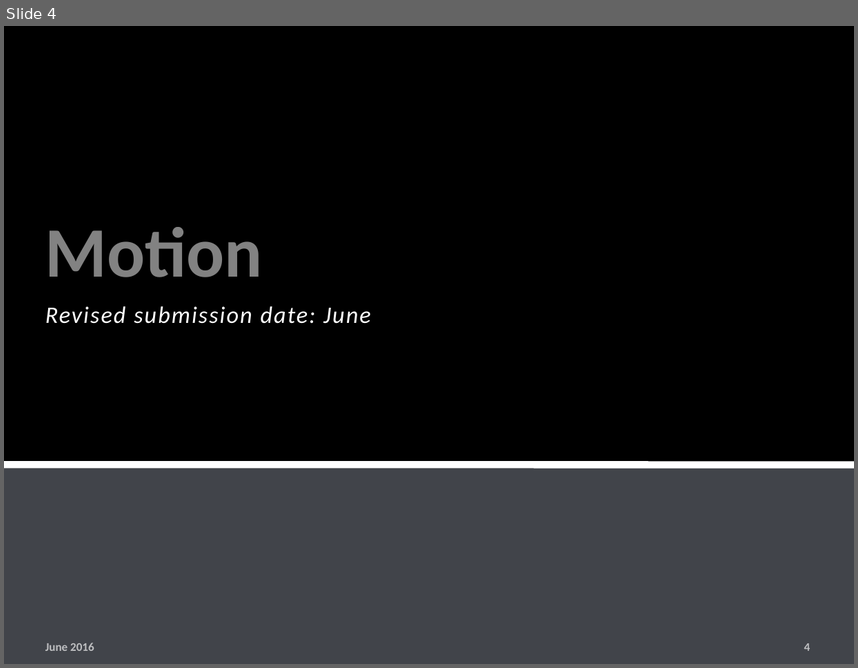
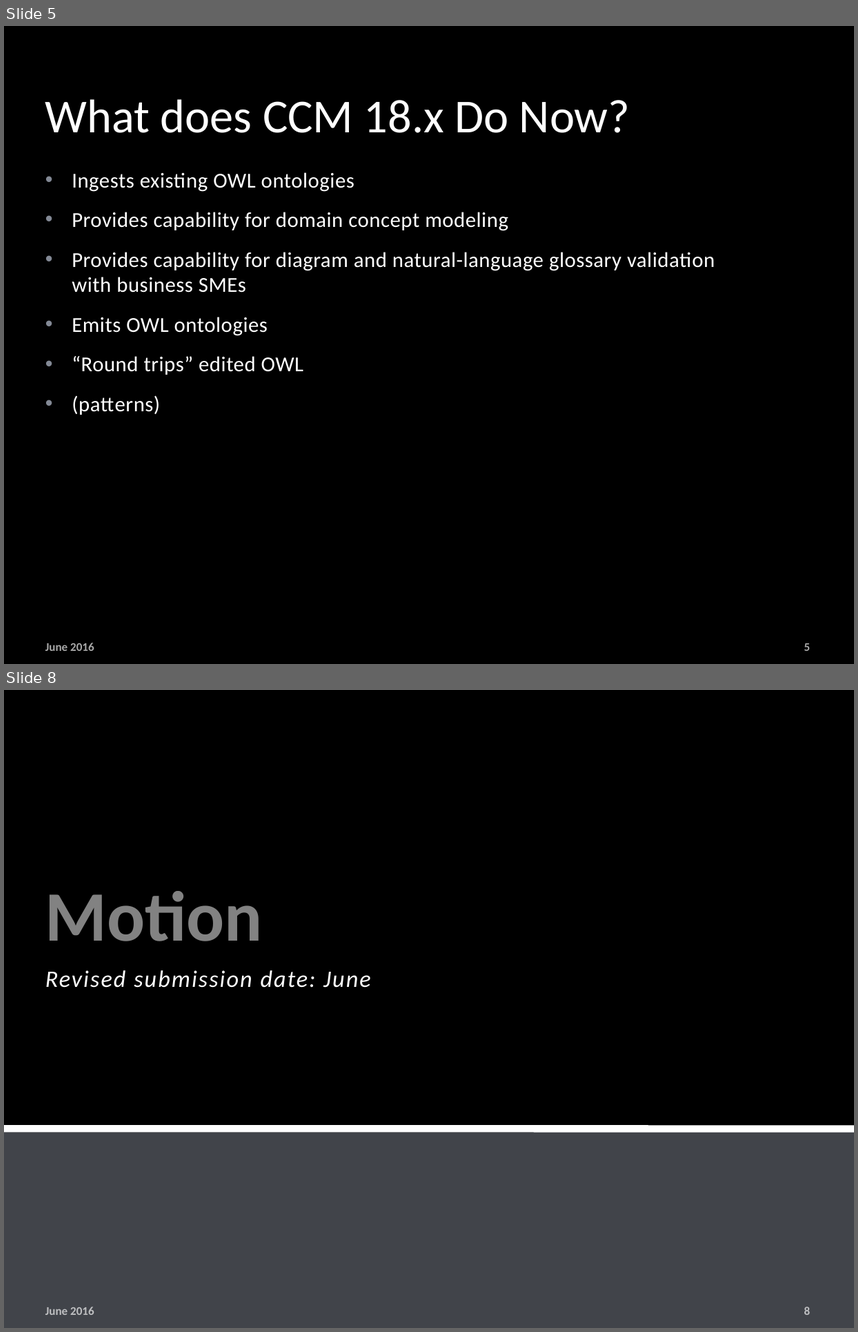
Before and after one commit to ModelDriven/SIMF, a slide deck: Presentations/SIMF_OMG_201709.pptx. Shown one above the other, each under a label of ours: slide 4 before the commit, slides 5 and 8 after it; the slides between them are not shown. The pictures are 858x668 and 858x1332 pixels, drawn with LibreOffice and Linux fonts; fonts in the diff are those of the drawing; background and template pictures are left out. Boxes give left, top, right and bottom in pixels: in the first picture for what was removed or moved away, otherwise in the second. Text is boxed around its words. In the diff, an @@ line names an element or a change of style, - is before the commit and + after.

```diff
--- a/Presentations/SIMF_OMG_201709.pptx
+++ b/Presentations/SIMF_OMG_201709.pptx
@@ slide 5 added at (4,26,854,664), background picture (left out) @@
@@ rectangle added at (4,26,854,664), fill #000000 at 50% opacity @@
@@ title added at (45,99,630,133), 40 pt, text #FFFFFF @@
+What does CCM 18.x Do Now?
@@ text added at (72,172,715,414), 18 pt, text #FFFFFF @@
+• Ingests existing OWL ontologies
+• Provides capability for domain concept modeling
+• Provides capability for diagram and natural-language glossary validation with business SMEs
+• Emits OWL ontologies
+• “Round trips” edited OWL
+• (patterns)
@@ text added at (45,642,94,650), 10 pt, text #FFFFFF at 65% opacity, bold @@
+June 2016
@@ page number added at (804,643,811,650), 10 pt, text #FFFFFF at 65% opacity, bold @@
+5
@@ what was slide 4 is now slide 8 @@
@@ page number at (804,1306,811,1314): text changed @@
-4
+8
```
Also in this commit, not shown: 2 slides changed, 3 other slides added, 1 other file.
